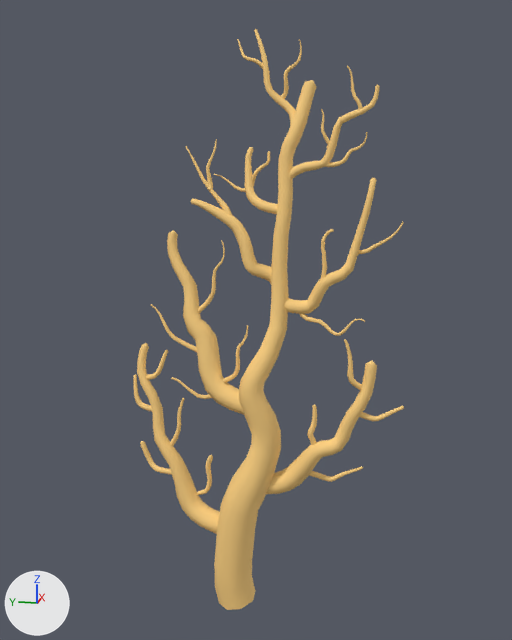
What one commit did to the FBX model Assets/ItemResources/Corals/coral2.fbx.
Rendered twice from a 50 mm lens placed at (-0.415, -0.096, 0.298), pointed at (0.011, -0.01, 0.192). The lights are fixed; the arrows at lower left show +X, +Y and +Z. Vertices at the same position are counted once.
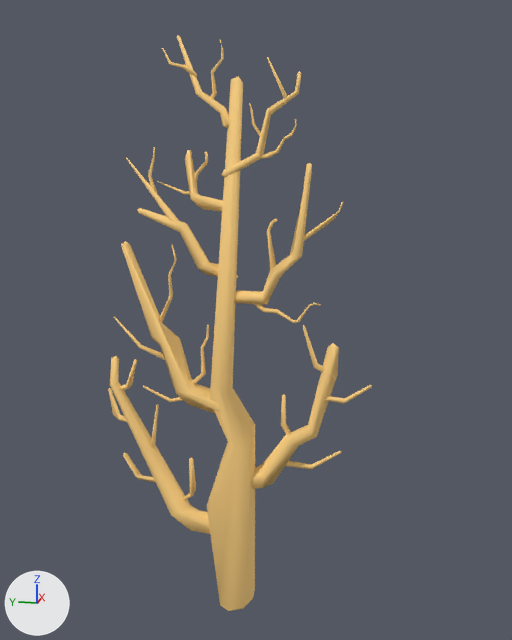
What differs and where, as boxes (x1, y1, x2, y2) in the pictures (512 x 640 px):
'Object_16', reshaped, turned
    before: (133, 29, 404, 610)
    after: (108, 35, 372, 611)
part 1 of me_object_5, cut back
    before: (133, 29, 404, 610)
    after: (152, 49, 342, 469)

What changed in the scene script:
```text
Change me_object_5:
    used by ob_object_16; location = (0.0, 0.0, 0.0)
    remove me_object_5.from_pydata(...)  # 4116 vertices, 8096 faces; spans x -0.016..0.029, y -0.104..0.075, z -0.011..0.366
    add me_object_5.from_pydata(...)  # 1394 vertices, 1238 faces; spans x -0.013..0.029, y -0.104..0.075, z -0.011..0.366
    me_object_5 part 1: 23 vertices moved within x -0.004..0.022, y -0.08..0.068, z 0.1..0.351; 2722 vertices removed from x -0.016..0.028, y -0.103..0.075, z 0.003..0.363
Change ob_object_16:
    ob_object_16.rotation_euler: (0.0, 0.0, 0.0) -> (-0.131, 0.0, 0.0)  # degrees (0, 0, 0) -> degrees (-7.5, 0, 0)
```
